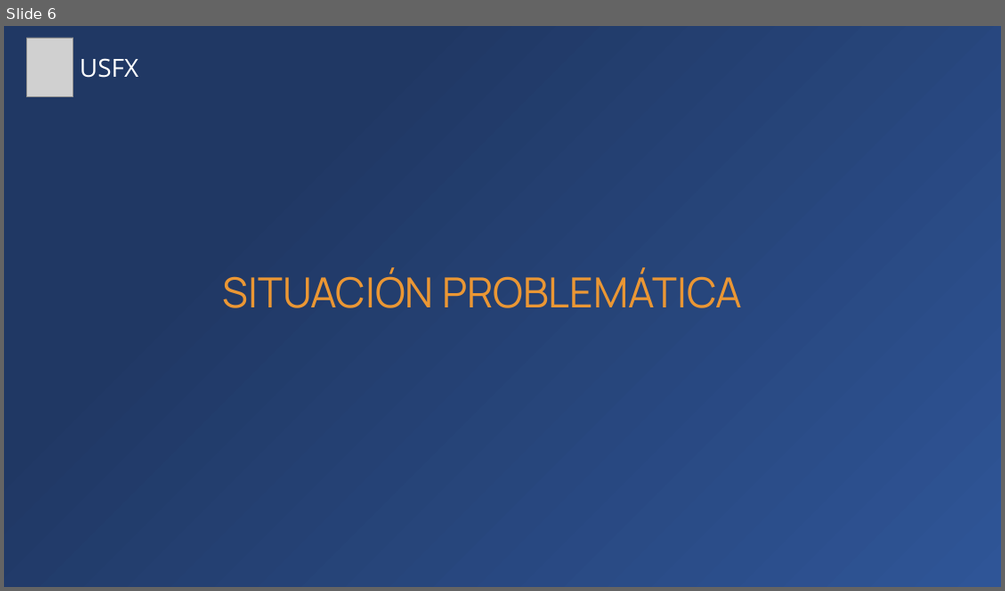
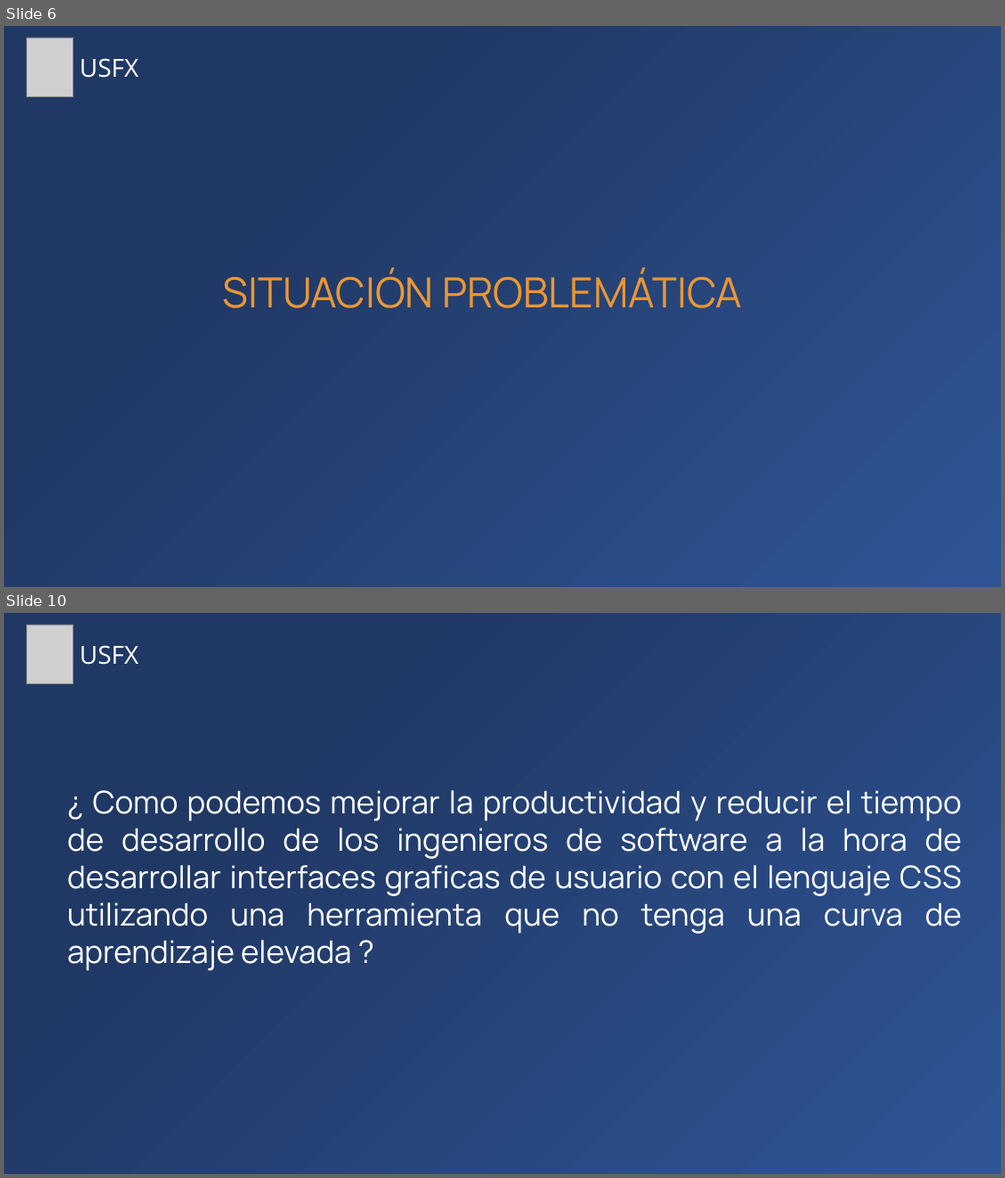
Before and after one commit to Zelechos/Generador-Css, a slide deck: documents/Presentación de Perfil - Modelo Generador CSS.pptx. Shown one above the other, each under a label of ours: slide 6 before the commit, slides 6 and 10 after it; the slides between them are not shown. The pictures are 1005x591 and 1005x1178 pixels, drawn with LibreOffice and Linux fonts; fonts in the diff are those of the drawing; grey boxes stand for pictures. Boxes give left, top, right and bottom in pixels: in the first picture for what was removed or moved away, otherwise in the second. Text is boxed around its words. In the diff, an @@ line names an element or a change of style, - is before the commit and + after.

```diff
--- a/documents/Presentación de Perfil - Modelo Generador CSS.pptx
+++ b/documents/Presentación de Perfil - Modelo Generador CSS.pptx
@@ slide 10 added at (x1=4, y1=613, x2=1001, y2=1174), background gradient #2F5597 to #203864 @@
@@ picture added at (x1=26, y1=625, x2=73, y2=683) @@
@@ text added at (x1=80, y1=645, x2=138, y2=665), 24 pt, text #FFFFFF @@
+USFX
@@ text added at (x1=67, y1=790, x2=962, y2=971), 30 pt, text #FFFFFF @@
+¿ Como podemos mejorar la productividad y reducir el tiempo de desarrollo de los ingenieros de software a la hora de desarrollar interfaces graficas de usuario con el lenguaje CSS utilizando una herramienta que no tenga una curva de aprendizaje elevada ?
```
Also in this commit, not shown: 6 slides changed, 12 other slides added, 2 slides removed.
